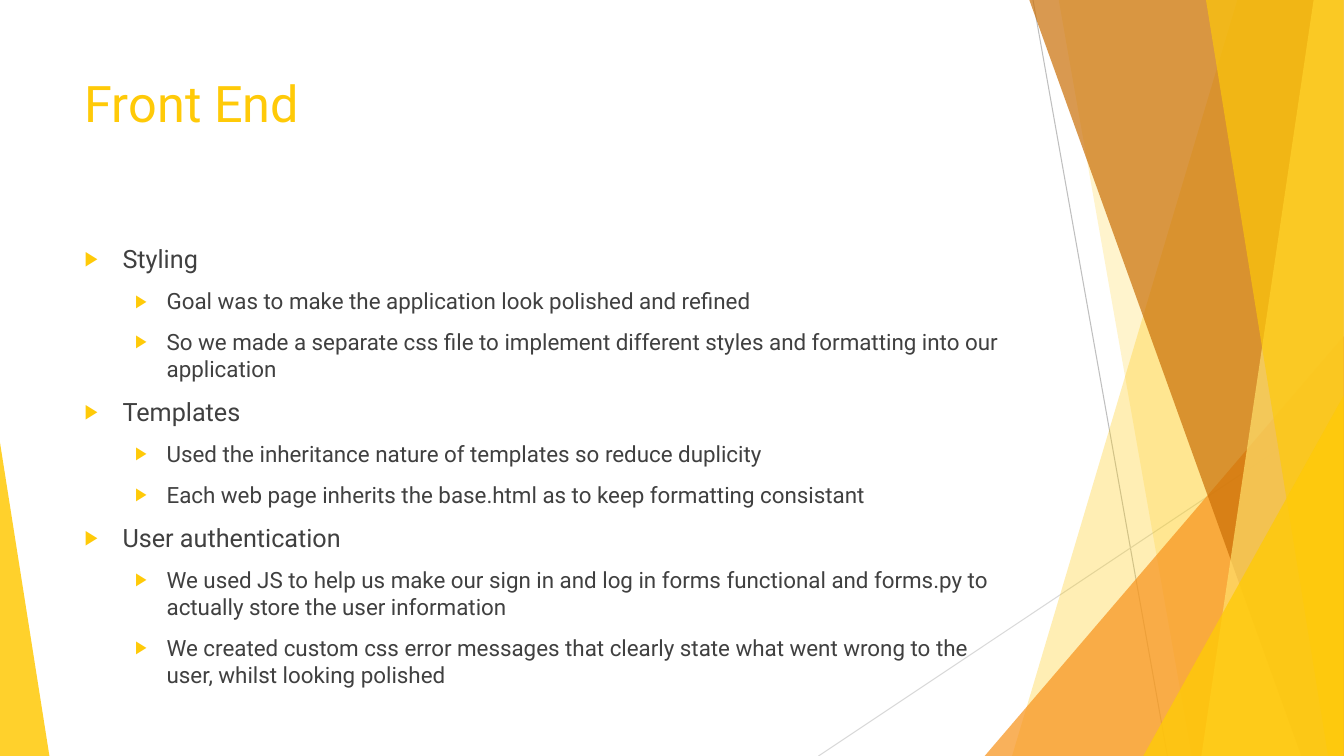
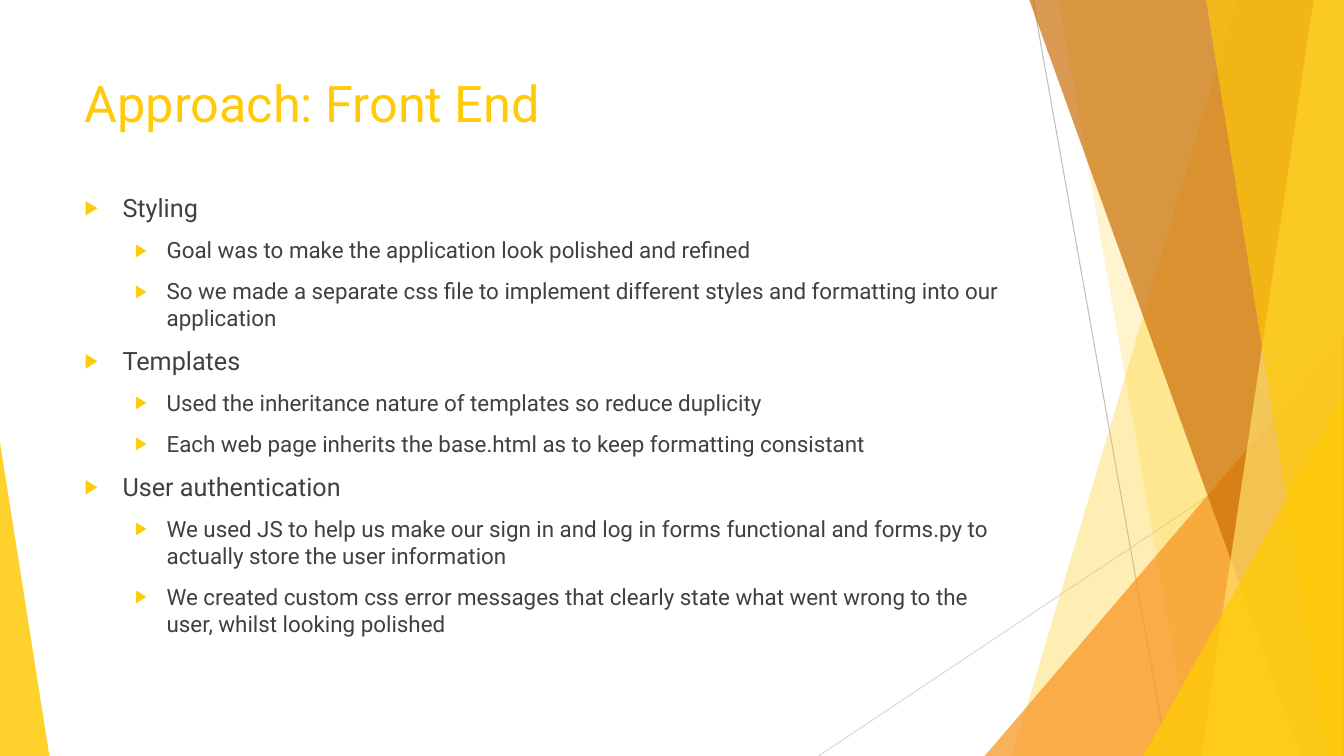
Before and after one commit to Ishitanarsiker/WAD2_GroupProject, a slide deck: slide 6 of Presentation.pptx (slide 5 before the commit). Drawn at 1344x756 pixels with LibreOffice and Linux fonts; fonts in the diff are those of the drawing. Boxes give left, top, right and bottom in pixels: in the first picture for what was removed or moved away, otherwise in the second. Text is boxed around its words. In the diff, an @@ line names an element or a change of style, - is before the commit and + after.

```diff
--- a/Presentation.pptx
+++ b/Presentation.pptx
@@ title at (85, 84, 540, 133): text changed @@
-Front End
+Approach: Front End
@@ text "Styling": place and size @@
-text "Styling" at (123, 249, 998, 661)
+text "Styling" at (123, 198, 998, 610)
```
Also in this commit, not shown: 3 other slides changed, 4 slides added, 2 slides removed, 2 other files.
